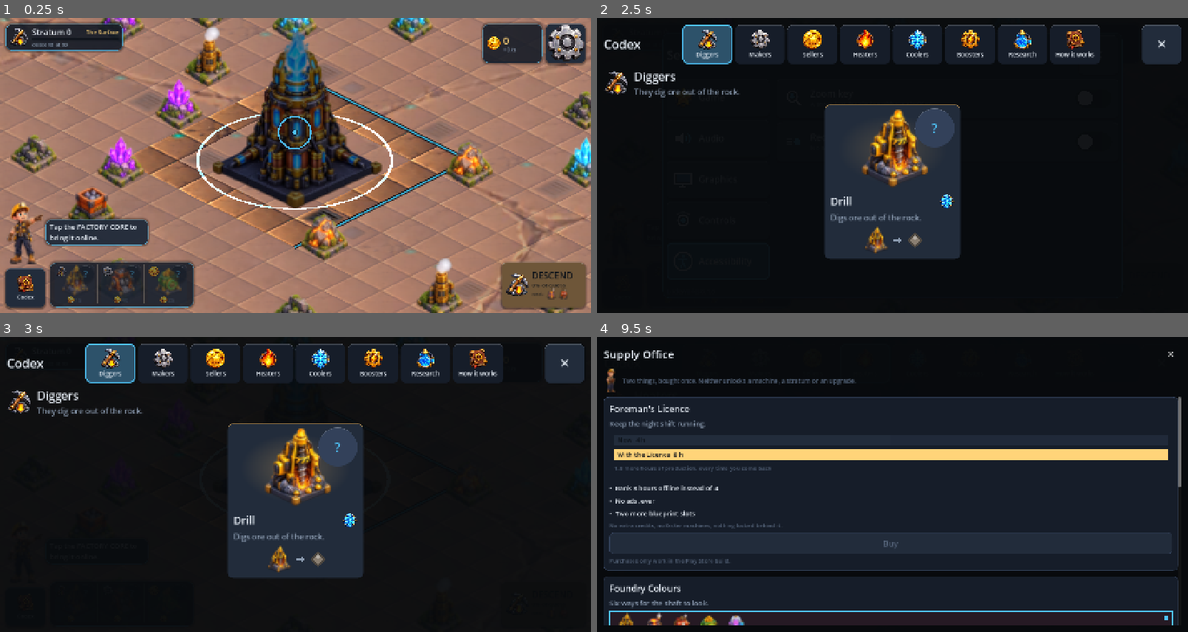
Above: before the commit, frames 1-4 (two rows, left to right).
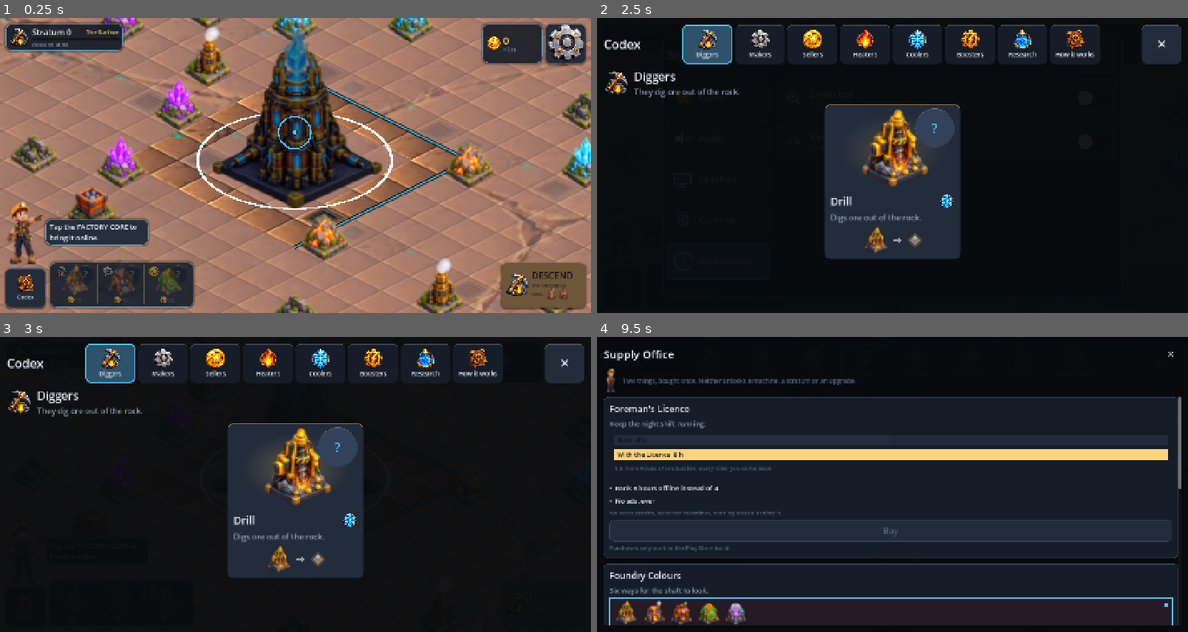
Above: after the commit, the same moments.

Repository: Furkiozknn/lodeworks
Game: Godot game, scene res://tools/smoke.tscn
The game is run twice, just before and just after one commit, with the same random seed, the same clock (stepped at 60 frames per second) and the same inputs. This scene is started directly instead of the project's main scene.
Inputs (mouse positions are in pixels of both pictures, inside the frame that each line leads up to):
- Up to frame 1 (0.25 s): no input
- Up to frame 2 (2.5 s): click (620, 286) at 0.5 s; click (673, 283) at 1.27 s; click "?" at 2 s
- Up to frame 3 (3 s): click (118, 602) at 2.77 s
- Up to frame 4 (9.5 s): click "?" at 3.5 s; click (762, 602) at 4.27 s; click "?" at 5 s; click (709, 363) at 5.77 s; click (762, 363) at 6.52 s; click (809, 363) at 7.27 s; click (862, 363) at 8.02 s; click "✕" at 8.75 s

Frames 1-3 are identical in both runs. In frame 4, 7.9% of the frame differs, in the area x 1-99%, y 50-98%.

Commit message:
Stop offering blueprint slots that no screen can use
No screen saves or loads a blueprint, so the Drafting Table research card
took research and changed nothing a player could see, and the Licence's
shop page listed "Two more blueprint slots" as a reason to pay. Both are
hidden until a blueprint screen exists; the data, the grant and any level a
save already has are kept.

Co-Authored-By: Claude Opus 5.5 (1M context) <noreply@anthropic.com>

Diff:
--- a/scripts/core/monetization_db.gd
+++ b/scripts/core/monetization_db.gd
@@ -132,10 +132,12 @@
 		# single-byte description cap, which is generated from these. The cap
 		# is a good editor: it took "the offline bonus is simply always on"
 		# down to "No ads, ever", which is the stronger sentence anyway.
+		# The Licence also grants two blueprint slots (below), but no screen
+		# saves or loads a blueprint yet, so they are not offered as a
+		# reason to buy it. Put the bullet back with the blueprint screen.
 		"bullets": [
 			"Bank 8 hours offline instead of 4",
 			"No ads, ever",
-			"Two more blueprint slots",
 		],
 		# Said plainly, because the thing most worth saying about this product
 		# is what it does NOT do.
--- a/scripts/ui/main.gd
+++ b/scripts/ui/main.gd
@@ -1726,6 +1726,13 @@
 const RESEARCH_CARD_MIN_W := 330.0
 
 
+## Research lines the grid does not offer. Drafting Table sells blueprint
+## slots, and no screen saves or loads a blueprint yet: a card that takes
+## research and changes nothing the player can see would be a fake. It comes
+## back with the blueprint screen; its level, if a save has one, is kept.
+const HIDDEN_RESEARCH := ["blueprint_slots"]
+
+
 func _show_research() -> void:
 	# What there is to spend, as the same pictures the prices use, beside the
 	# title.
@@ -1748,7 +1755,8 @@
 	grid.add_theme_constant_override("h_separation", 12)
 	grid.add_theme_constant_override("v_separation", 12)
 	for id: String in Economy.TREE_ORDER:
-		grid.add_child(_research_card(id))
+		if not HIDDEN_RESEARCH.has(id):
+			grid.add_child(_research_card(id))
 	_open_overlay("Research", grid, [], 1240.0, wallet)
 
 
--- a/tools/smoke.gd
+++ b/tools/smoke.gd
@@ -121,9 +121,10 @@
 	if cards == null:
 		_failures.append("the research panel has no card grid")
 	else:
-		if cards.get_child_count() != Economy.TREE_ORDER.size():
+		var offered: int = Economy.TREE_ORDER.size() - ((_main.get_script() as GDScript).get("HIDDEN_RESEARCH") as Array).size()
+		if cards.get_child_count() != offered:
 			_failures.append("research shows %d cards for %d lines"
-				% [cards.get_child_count(), Economy.TREE_ORDER.size()])
+				% [cards.get_child_count(), offered])
 		if _main.size.x >= 1400.0 and cards.columns != 3:
 			_failures.append("research is %d columns on a landscape phone, not 3" % cards.columns)
 		for card: Node in cards.get_children():
Not shown, changed: README.md
Not shown, changed: docs/AUDIT.md
